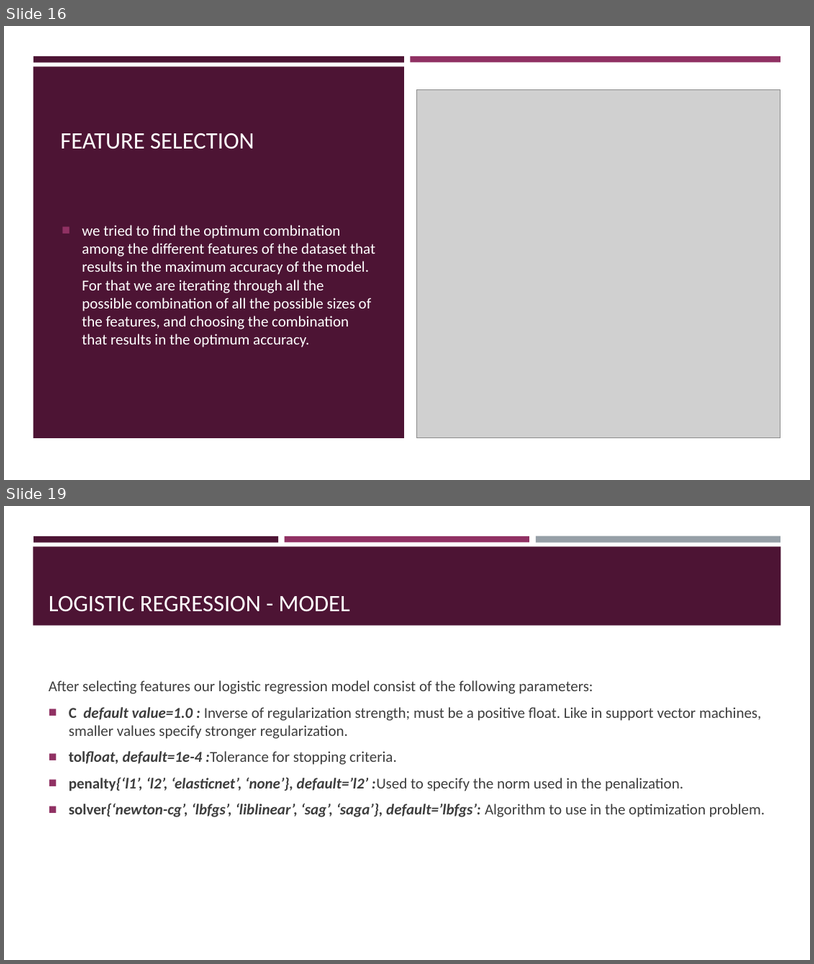
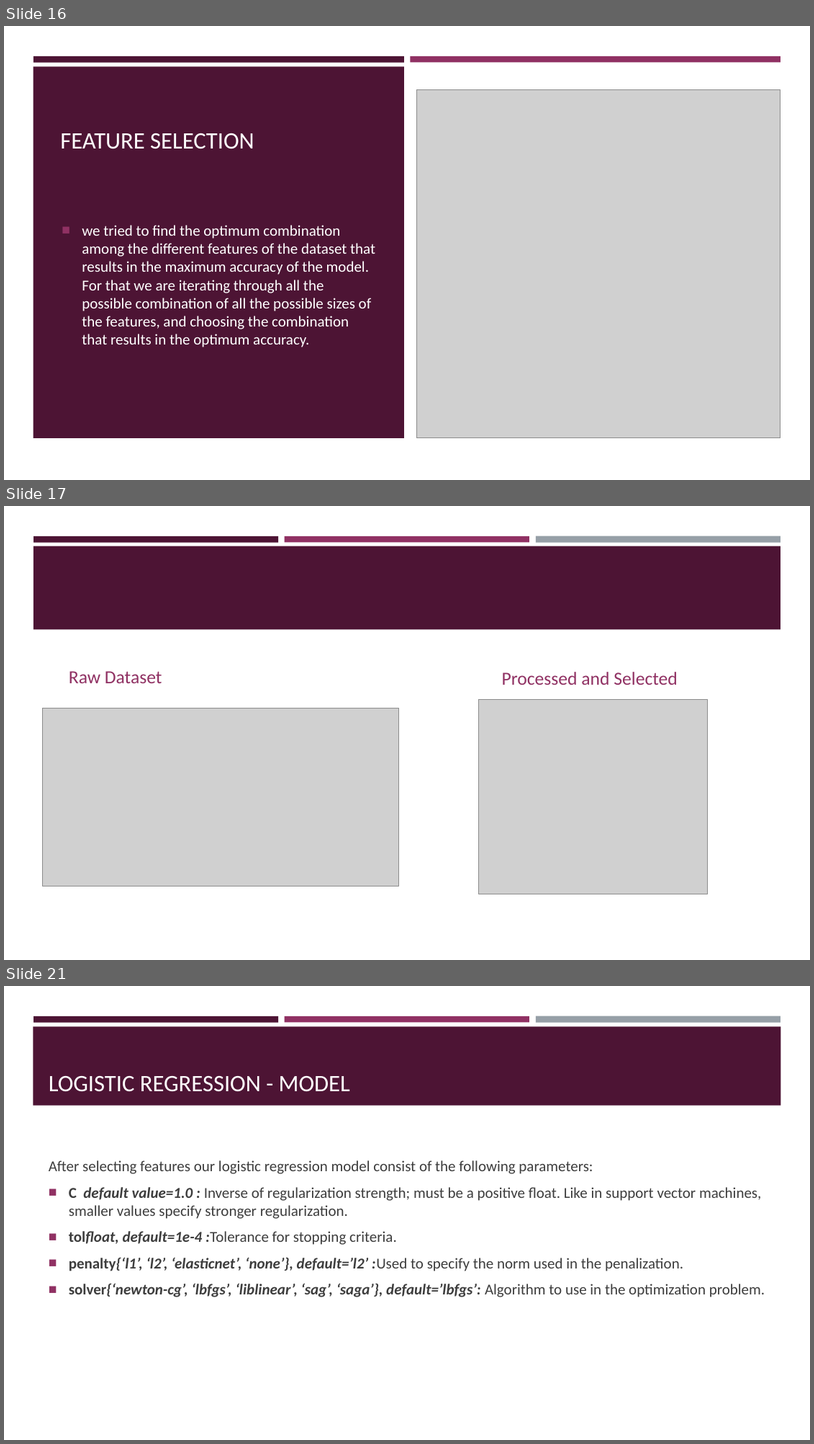
Before and after one commit to fortyTwo102/bioinformatics, a slide deck: reports/Final Reports/GROUP 13 - PPT.pptx. Shown one above the other, each under a label of ours: slides 16 and 19 before the commit, slides 16, 17 and 21 after it; the slides between them are not shown. The pictures are 814x964 and 814x1444 pixels, drawn with LibreOffice and Linux fonts; fonts in the diff are those of the drawing; grey boxes stand for pictures. Boxes give left, top, right and bottom in pixels: in the first picture for what was removed or moved away, otherwise in the second. Text is boxed around its words. In the diff, an @@ line names an element or a change of style, - is before the commit and + after.

```diff
--- a/reports/Final Reports/GROUP 13 - PPT.pptx
+++ b/reports/Final Reports/GROUP 13 - PPT.pptx
@@ slide 17 added at (4, 506, 810, 960), background #FFFFFF; not listed: 3 template elements that a slide beside it also shows @@
@@ rectangle added at (34, 546, 782, 629), fill #4D1434 @@
@@ text added at (69, 671, 162, 683), 22 pt, text #903163 @@
+Raw Dataset
@@ text added at (502, 672, 677, 685), 22 pt, text #903163 @@
+Processed and Selected
@@ picture added at (479, 700, 709, 894) @@
@@ picture added at (43, 708, 399, 885) @@
@@ what was slide 19 is now slide 21 @@
```
Also in this commit, not shown: 10 slides changed, 2 other slides added, 20 other files.
